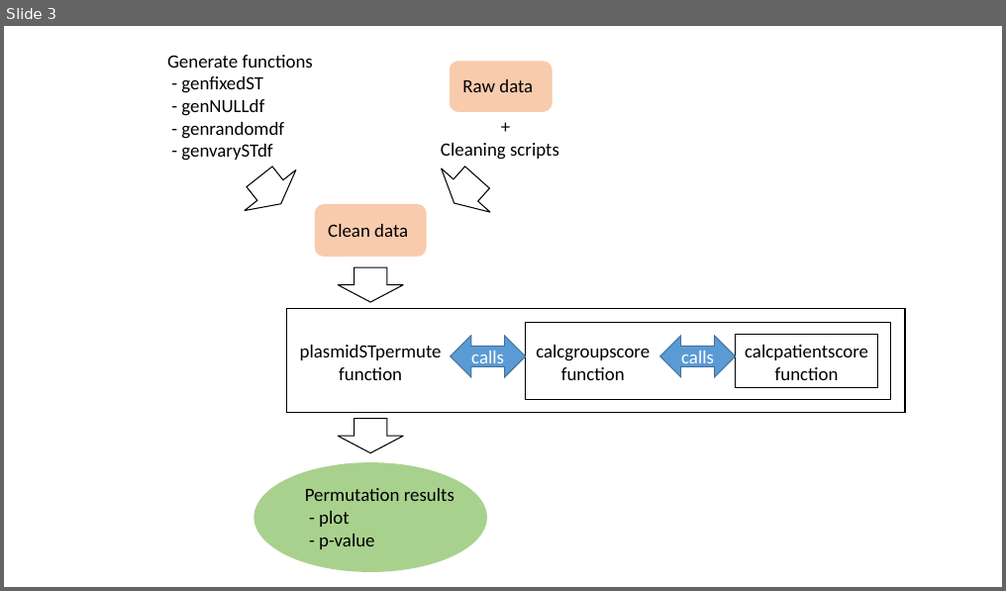
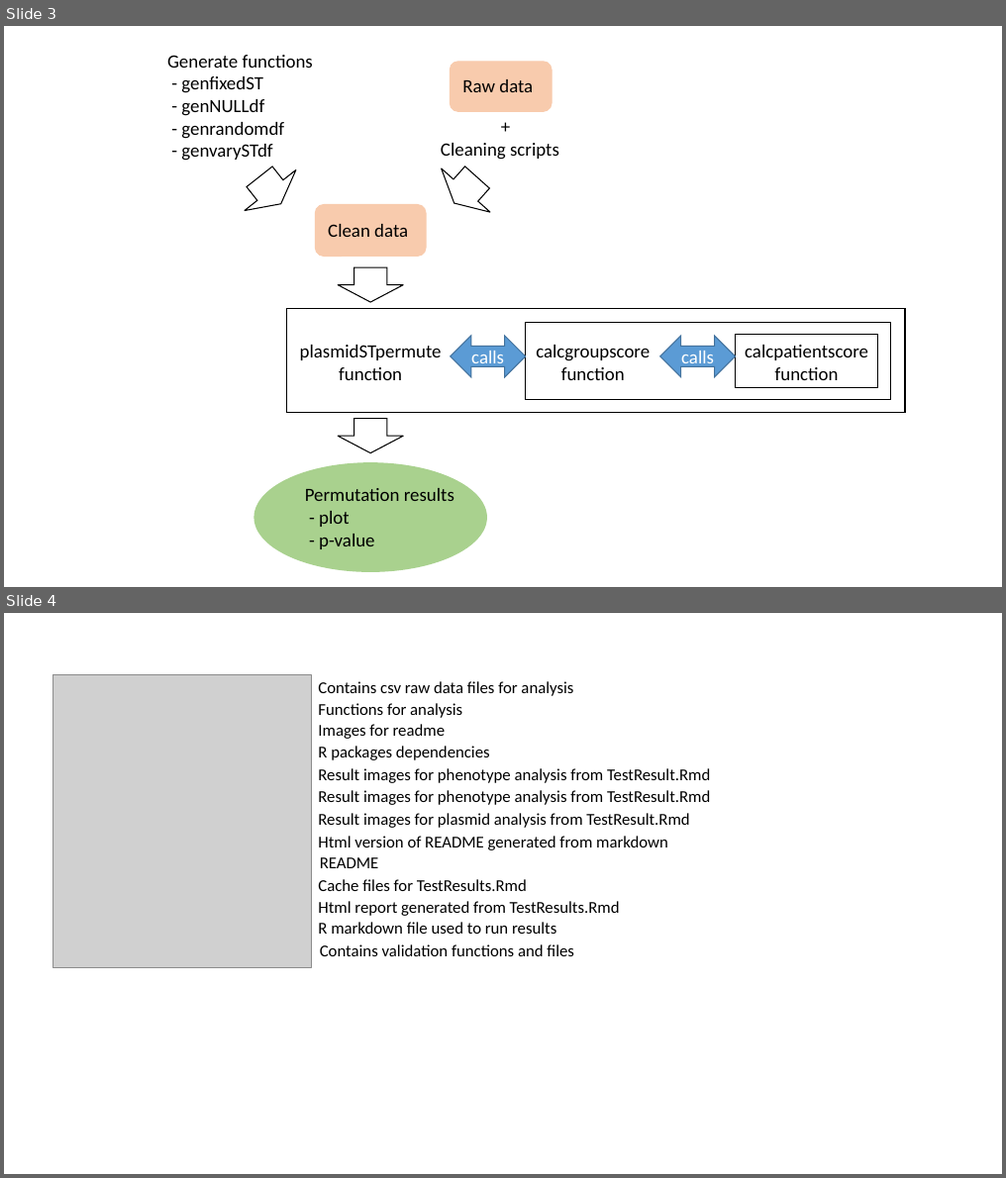
Before and after one commit to m6thu/Plasmid_ST_Permutation_Test, a slide deck: images/pics.pptx. Shown one above the other, each under a label of ours: slide 3 before the commit, slides 3 and 4 after it. The pictures are 1006x591 and 1006x1178 pixels, drawn with LibreOffice and Linux fonts; fonts in the diff are those of the drawing; grey boxes stand for pictures. Boxes give left, top, right and bottom in pixels: in the first picture for what was removed or moved away, otherwise in the second. Text is boxed around its words. In the diff, an @@ line names an element or a change of style, - is before the commit and + after.

Commit message:
complete README

```diff
--- a/images/pics.pptx
+++ b/images/pics.pptx
@@ slide 4 added at (4,613,1002,1174), background #FFFFFF @@
@@ picture added at (54,674,311,967) @@
@@ text added at (318,681,573,696), 16 pt, text #000000 @@
+Contains csv raw data files for analysis
@@ text added at (318,703,462,718), 16 pt, text #000000 @@
+Functions for analysis
@@ text added at (318,724,445,739), 16 pt, text #000000 @@
+Images for readme
@@ text added at (318,746,490,761), 16 pt, text #000000 @@
+R packages dependencies
@@ text added at (318,768,710,783), 16 pt, text #000000 @@
+Result images for phenotype analysis from TestResult.Rmd
@@ text added at (318,790,710,805), 16 pt, text #000000 @@
+Result images for phenotype analysis from TestResult.Rmd
@@ text added at (318,813,689,828), 16 pt, text #000000 @@
+Result images for plasmid analysis from TestResult.Rmd
@@ text added at (318,836,668,851), 16 pt, text #000000 @@
+Html version of README generated from markdown
@@ text added at (318,879,527,891), 16 pt, text #000000 @@
+Cache files for TestResults.Rmd
@@ text added at (320,858,379,868), 16 pt, text #000000 @@
+README
@@ text added at (318,901,620,916), 16 pt, text #000000 @@
+Html report generated from TestResults.Rmd
@@ text added at (318,922,556,934), 16 pt, text #000000 @@
+R markdown file used to run results
@@ text added at (320,945,574,957), 16 pt, text #000000 @@
+Contains validation functions and files
```
Also in this commit, not shown: 1 other slide added, 4 other files.
